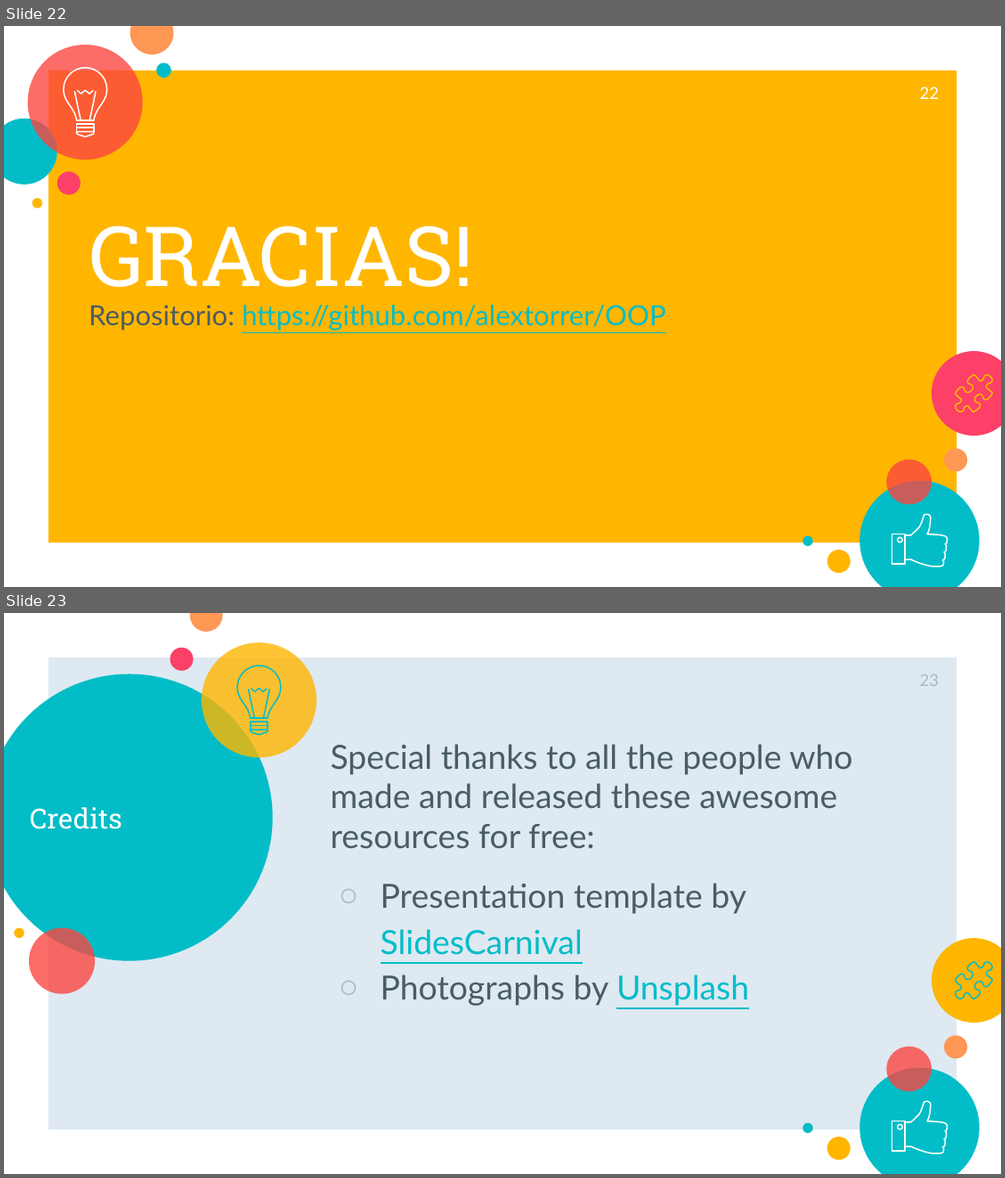
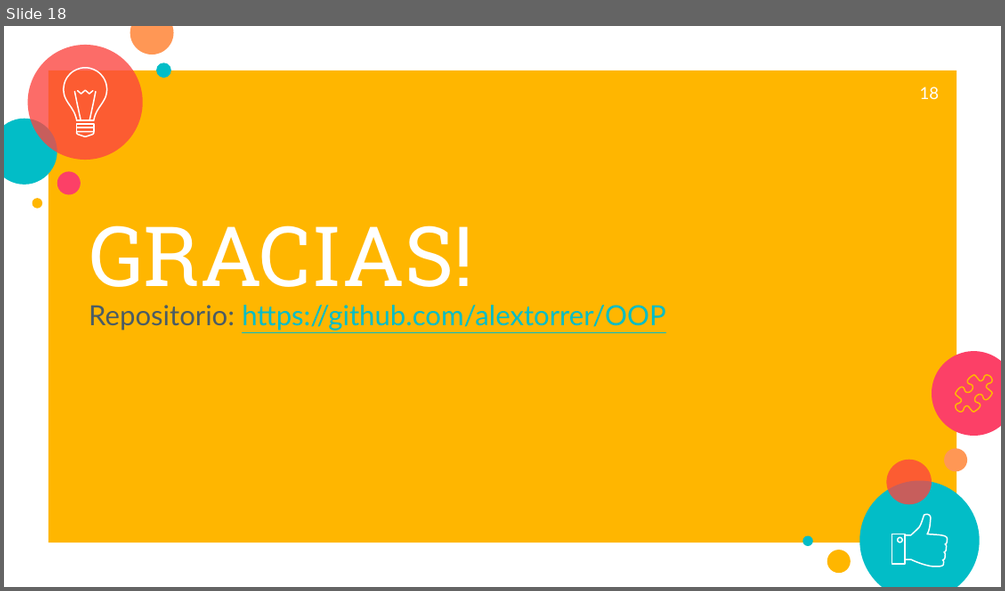
Before and after one commit to JETC-98/OOP, a slide deck: Docs/PrimeraEntrega.pptx. Shown one above the other, each under a label of ours: slides 22 and 23 before the commit, slide 18 after it. The pictures are 1005x1178 and 1005x591 pixels, drawn with LibreOffice and Linux fonts; fonts in the diff are those of the drawing. Boxes give left, top, right and bottom in pixels: in the first picture for what was removed or moved away, otherwise in the second. Text is boxed around its words. In the diff, an @@ line names an element or a change of style, - is before the commit and + after.

```diff
--- a/Docs/PrimeraEntrega.pptx
+++ b/Docs/PrimeraEntrega.pptx
@@ slide 23 removed at <box>4,613,1001,1174</box>, background #FFFFFF; not listed: 7 template elements that a slide beside it also shows @@
@@ ellipse removed at <box>189,613,222,632</box> @@
@@ rectangle removed at <box>48,657,957,1129</box> @@
@@ ellipse removed at <box>170,648,194,671</box> @@
@@ ellipse removed at <box>202,643,316,757</box> @@
@@ ellipse removed at <box>4,674,273,961</box> @@
@@ page number removed at <box>920,674,939,686</box> @@
-23
@@ group removed at <box>237,666,281,735</box>: 8 freeform shapes @@
@@ text removed at <box>331,744,852,1005</box> @@
-Special thanks to all the people who made and released these awesome resources for free:
-○ Presentation template by SlidesCarnival
-○ Photographs by Unsplash
@@ title removed at <box>30,807,122,829</box> @@
-Credits
@@ ellipse removed at <box>14,928,24,938</box> @@
@@ ellipse removed at <box>29,928,95,994</box> @@
@@ ellipse removed at <box>931,938,1001,1022</box> @@
@@ freeform shape removed at <box>955,962,992,998</box> @@
@@ what was slide 22 is now slide 18 @@
@@ page number at <box>920,87,939,99</box>: text changed @@
-22
+18
```
Also in this commit, not shown: 4 slides changed, 2 slides added, 9 other slides removed.
